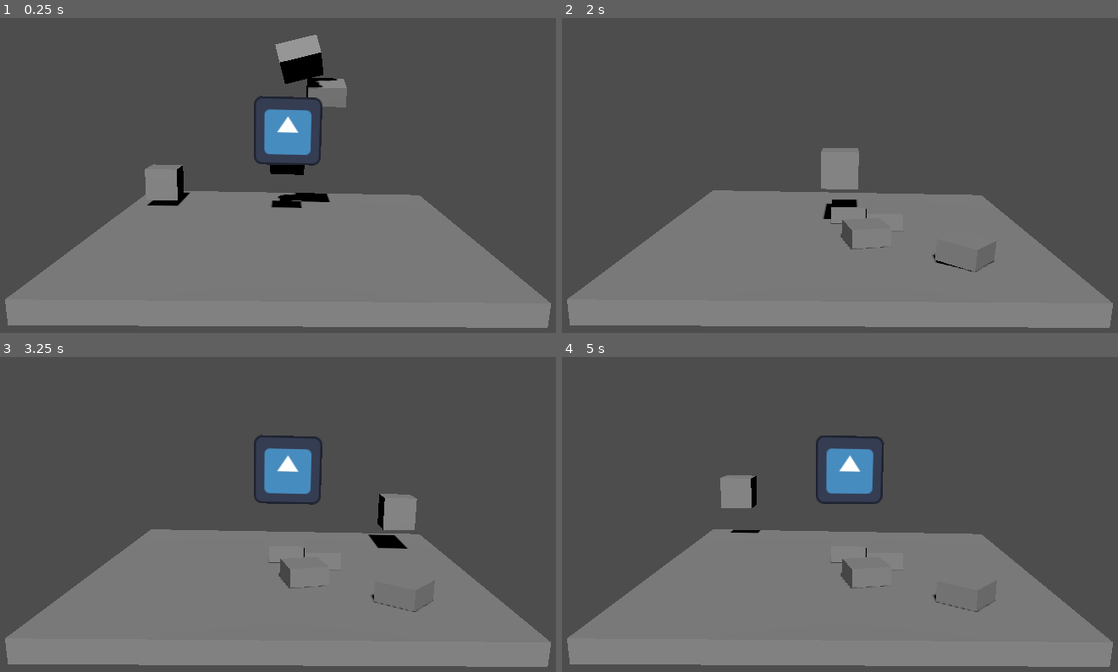
Above: before the commit, frames 1-4 (two rows, left to right).
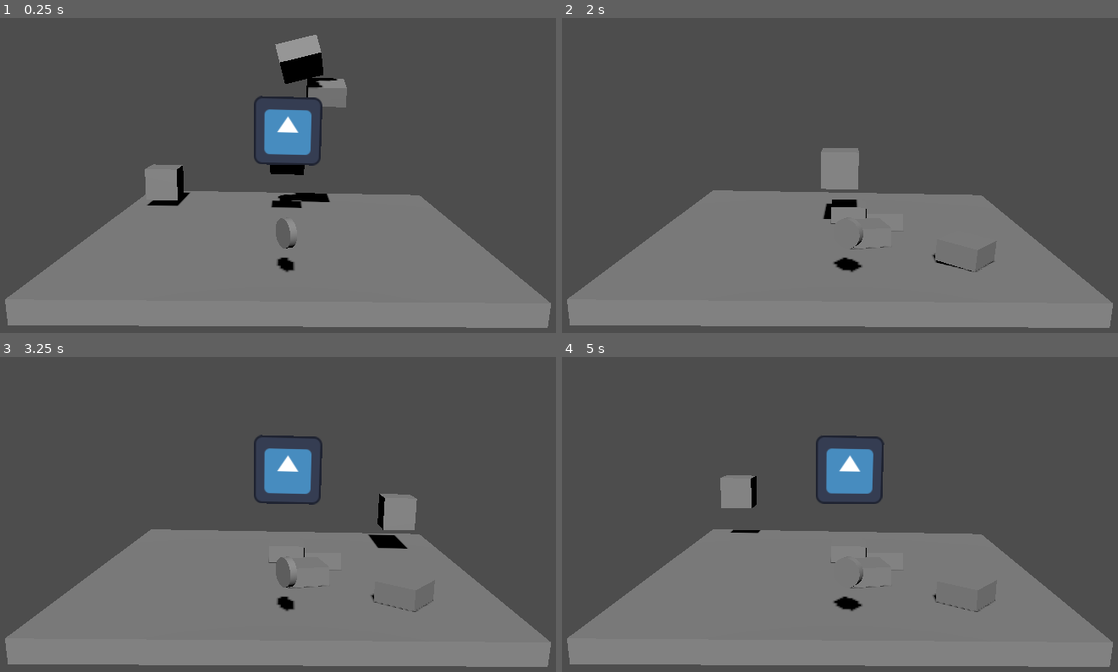
Above: after the commit, the same moments.

Repository: natmsaenz/Trabajo11-godot-a-android-3D
Game: Godot game, scene res://level_1.tscn
Same seed, same stepped clock (60 frames per second), same inputs: the game is played once before the commit and once after it. The project has no main scene, so this scene is started directly. The engine's default icon, where the game draws it, is replaced by a stand-in: a white triangle on a blue panel in a dark square.
Inputs:
- Up to frame 1 (0.25 s): no input
- Up to frame 2 (2 s): tap Enter (ui_accept) at 0.5, 0.77, 1.52 s; hold Right (ui_right) 0.53-1.28 s; hold Down (ui_down) from 1.28 s (still down)
- Up to frame 3 (3.25 s): release Down (ui_down) at 2.03 s; hold Right (ui_right) 2.03-2.78 s; hold Up (ui_up) from 2.78 s (still down); tap Enter (ui_accept) at 3.02 s
- Up to frame 4 (5 s): release Up (ui_up) at 3.53 s; hold Left (ui_left) from 3.53 s (still down); tap Enter (ui_accept) at 3.77, 4.52 s

The runs differ from the first frame. In frame 1, 0.3% of the frame differs, in the area x 49-54%, y 63-81%; in frame 2, 0.3%; in frame 3, 0.2%; in frame 4, 0.3%.

Commit message:
'coin' añadida a level1

Diff:
--- /dev/null
+++ b/coin.gd
@@ -0,0 +1,15 @@
+extends Area3D
+
+const ROT_SPEED = 2 #degrees the coin rotates every frame
+
+# Called when the node enters the scene tree for the first time.
+func _ready():
+	pass # Replace with function body.
+
+
+# Called every frame. 'delta' is the elapsed time since the previous frame.
+func _process(delta):
+	rotate_y(deg_to_rad(ROT_SPEED))
+
+	#if has_overlapping_bodies():
+		#queue_free()
--- /dev/null
+++ b/coin.tscn
@@ -0,0 +1,23 @@
+[gd_scene load_steps=4 format=3 uid="uid://cwc2jateucvs6"]
+
+[ext_resource type="Script" path="res://coin.gd" id="1_s7mxe"]
+
+[sub_resource type="CylinderMesh" id="CylinderMesh_2f55c"]
+top_radius = 0.3
+bottom_radius = 0.3
+height = 0.15
+
+[sub_resource type="CylinderShape3D" id="CylinderShape3D_rj5bj"]
+height = 0.15
+radius = 0.3
+
+[node name="Coin" type="Area3D"]
+script = ExtResource("1_s7mxe")
+
+[node name="MeshInstance3D" type="MeshInstance3D" parent="."]
+transform = Transform3D(-4.37114e-08, 1, 0, -1, -4.37114e-08, 0, 0, 0, 1, 0, 0, 0)
+mesh = SubResource("CylinderMesh_2f55c")
+
+[node name="CollisionShape3D" type="CollisionShape3D" parent="."]
+transform = Transform3D(-4.37114e-08, 1, 0, -1, -4.37114e-08, 0, 0, 0, 1, 0, 0, 0)
+shape = SubResource("CylinderShape3D_rj5bj")
--- a/level_1.tscn
+++ b/level_1.tscn
@@ -1,9 +1,10 @@
-[gd_scene load_steps=7 format=3 uid="uid://bvrcc78olwes5"]
+[gd_scene load_steps=8 format=3 uid="uid://bvrcc78olwes5"]
 
 [ext_resource type="PackedScene" uid="uid://dooejl0leg8h3" path="res://block.tscn" id="1_qpybb"]
 [ext_resource type="PackedScene" uid="uid://df87wdbyo4hv5" path="res://cube.tscn" id="2_hl145"]
 [ext_resource type="Texture2D" uid="uid://dtcxo7ujuj7k5" path="res://icon.svg" id="3_aqiyg"]
 [ext_resource type="Script" path="res://Icon.gd" id="4_qrf00"]
+[ext_resource type="PackedScene" uid="uid://cwc2jateucvs6" path="res://coin.tscn" id="5_fms5q"]
 
 [sub_resource type="BoxMesh" id="BoxMesh_e1h13"]
 size = Vector3(10, 0.5, 10)
@@ -52,3 +53,6 @@
 transform = Transform3D(1, 0, 0, 0, 1, 0, 0, 0, 1, 0, 3, 4)
 texture = ExtResource("3_aqiyg")
 script = ExtResource("4_qrf00")
+
+[node name="Coin1" parent="." instance=ExtResource("5_fms5q")]
+transform = Transform3D(1, 0, 0, 0, 1, 0, 0, 0, 1, 0, 1, 4)
